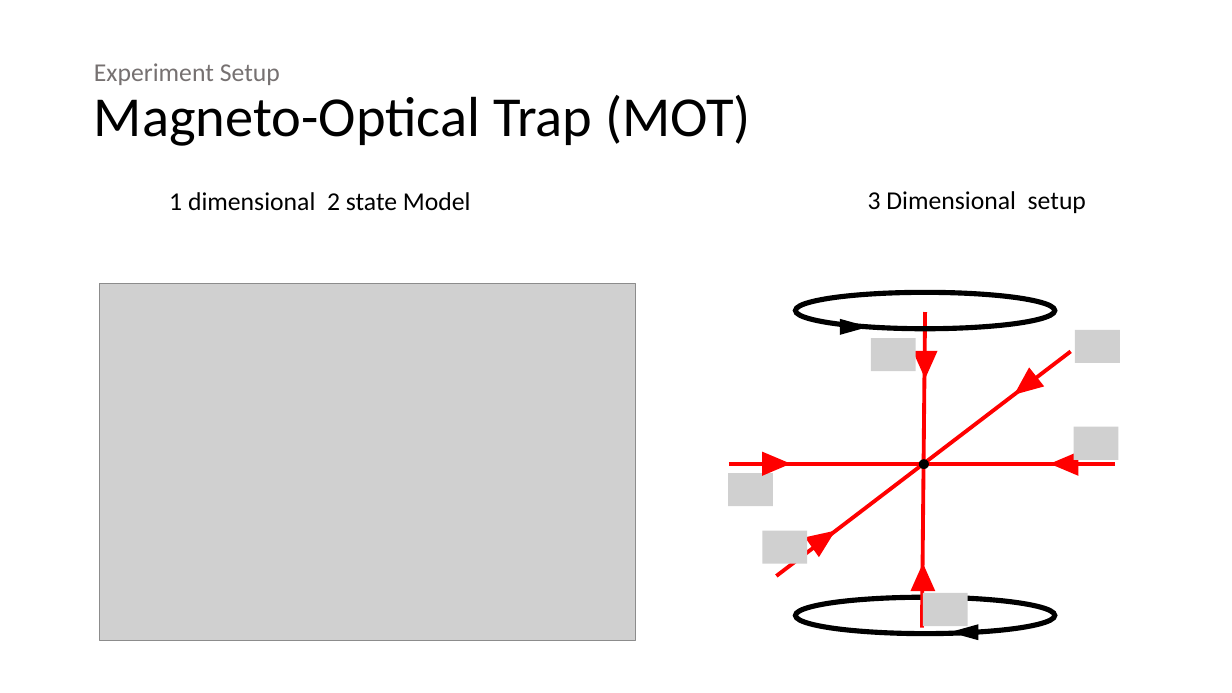
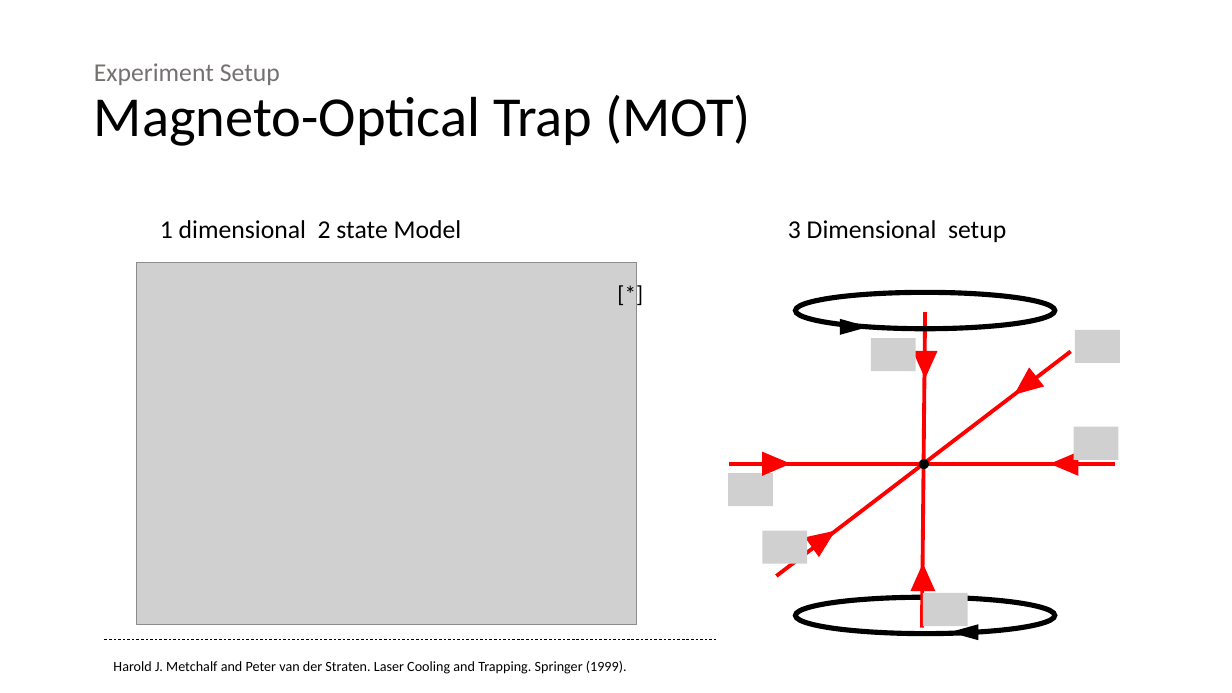
Before and after one commit to 545zhou/PHD-thesis, a slide deck: slide 7 of Presentation1.pptx. Drawn at 1232x693 pixels with LibreOffice and Linux fonts; fonts in the diff are those of the drawing; grey boxes stand for pictures. Boxes give left, top, right and bottom in pixels: in the first picture for what was removed or moved away, otherwise in the second. Text is boxed around its words. In the diff, an @@ line names an element or a change of style, - is before the commit and + after.

```diff
--- a/Presentation1.pptx
+++ b/Presentation1.pptx
@@ text "1 dimensional 2 state Model": place and size @@
-text "1 dimensional 2 state Model" at box(169, 192, 471, 211)
+text "1 dimensional 2 state Model" at box(160, 220, 462, 239)
@@ text "3 Dimensional setup": place and size @@
-text "3 Dimensional setup" at box(868, 191, 1086, 213)
+text "3 Dimensional setup" at box(788, 220, 1006, 242)
@@ picture: place and size @@
-picture at box(100, 284, 636, 640)
+picture at box(137, 262, 637, 625)
@@ text added at box(608, 275, 653, 312), 18 pt, text #000000 @@
+[*]
@@ line added from (104, 640) to (716, 640), #000000 0.5 pt dashed @@
@@ text added at box(113, 661, 627, 674), 11 pt, text #000000 @@
+Harold J. Metchalf and Peter van der Straten. Laser Cooling and Trapping. Springer (1999).
```
Also in this commit, not shown: 7 other slides changed, 1 slide added, 11 other files.
